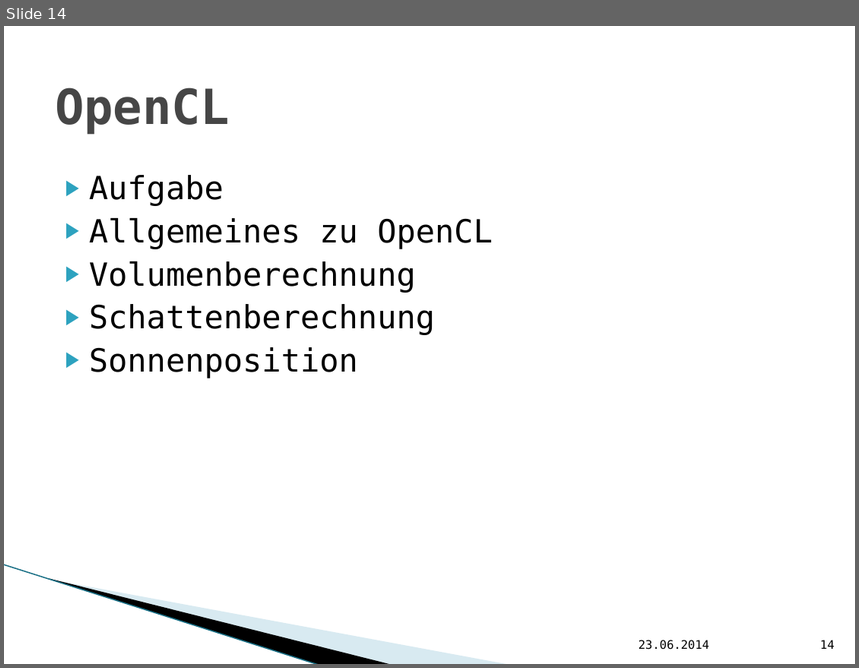
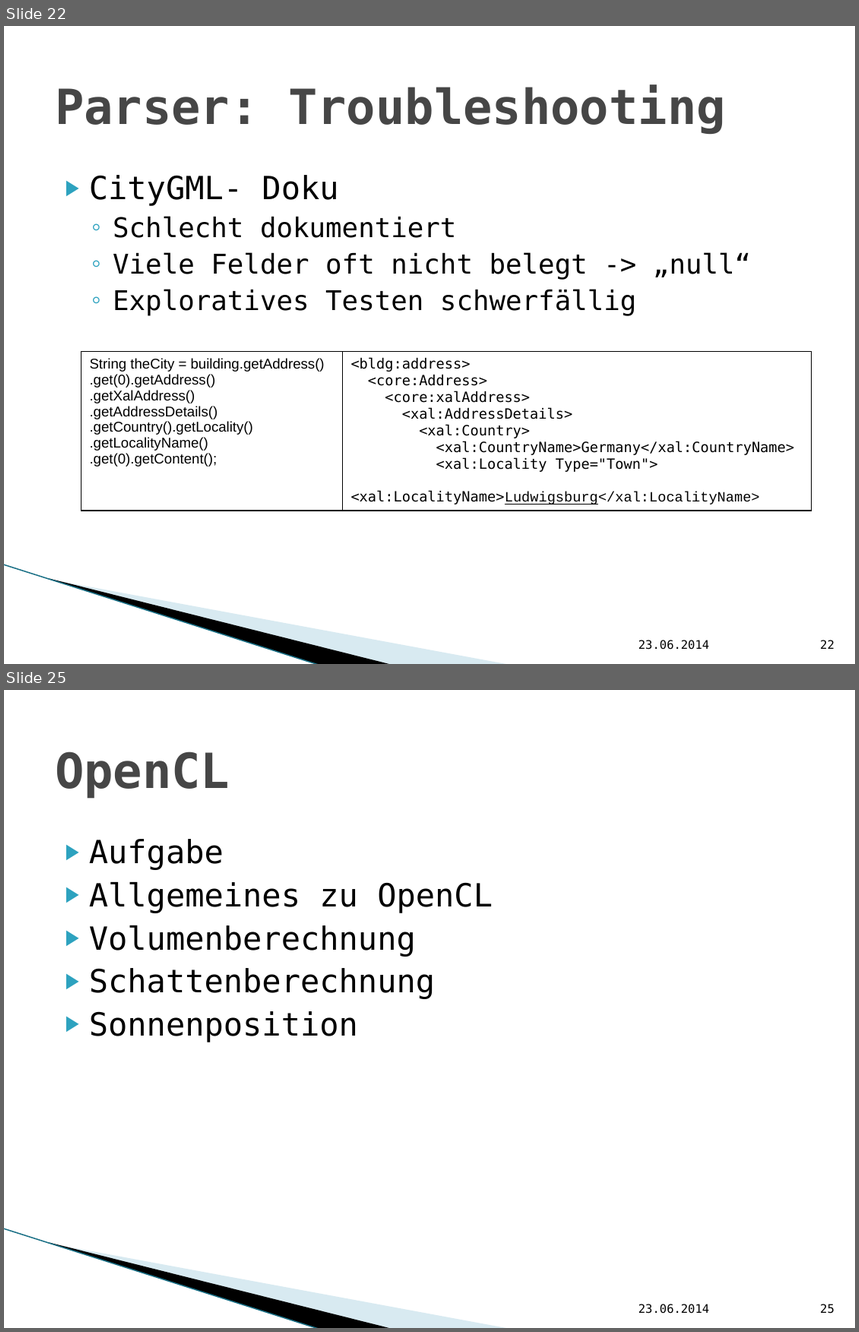
Before and after one commit to hft-swp/stuff, a slide deck: doku/vCity-Präsentation.pptx. Shown one above the other, each under a label of ours: slide 14 before the commit, slides 22 and 25 after it; the slides between them are not shown. The pictures are 859x668 and 859x1332 pixels, drawn with LibreOffice and Linux fonts; fonts in the diff are those of the drawing; background and template pictures are left out. Boxes give left, top, right and bottom in pixels: in the first picture for what was removed or moved away, otherwise in the second. Text is boxed around its words. In the diff, an @@ line names an element or a change of style, - is before the commit and + after.

```diff
--- a/doku/vCity-Präsentation.pptx
+++ b/doku/vCity-Präsentation.pptx
@@ slide 22 added at (4,26,855,664), background #FFFFFF; not listed: 3 template elements that a slide beside it also shows @@
@@ title added at (55,85,726,134), 41 pt, text #464646, bold @@
+Parser: Troubleshooting
@@ text added at (89,175,751,316), 23 pt, text #000000 @@
+▶ CityGML- Doku
+  ◦ Schlecht dokumentiert
+  ◦ Viele Felder oft nicht belegt -> „null“
+  ◦ Exploratives Testen schwerfällig
@@ table added at (82,352,812,508), 1 rows, 2 columns @@
+String theCity = building.getAddress() / .get(0).getAddress() / .getXalAddress() / .getAddressDetails() / .getCountry().getLocality() / .getLocalityName() / .get(0).getContent(); | <bldg:address> / <core:Address> / <core:xalAddress> / <xal:AddressDetails> / <xal:Country> / <xal:CountryName>Germany</xal:CountryName> / <xal:Locality Type="Town"> / <xal:LocalityName>Ludwigsburg</xal:LocalityName>
@@ text added at (639,640,709,650), 10 pt, text #000000 @@
+23.06.2014
@@ page number added at (820,640,835,649), 10 pt, text #000000 @@
+22
@@ what was slide 14 is now slide 25 @@
@@ page number at (820,1304,835,1314): text changed @@
-14
+25
```
Also in this commit, not shown: 1 slide changed, 10 other slides added.
